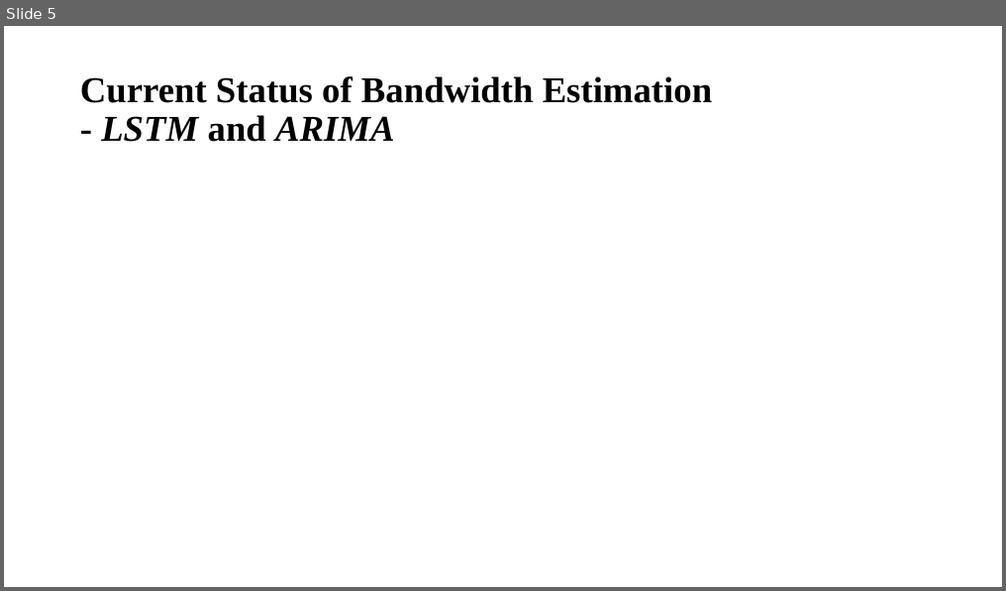
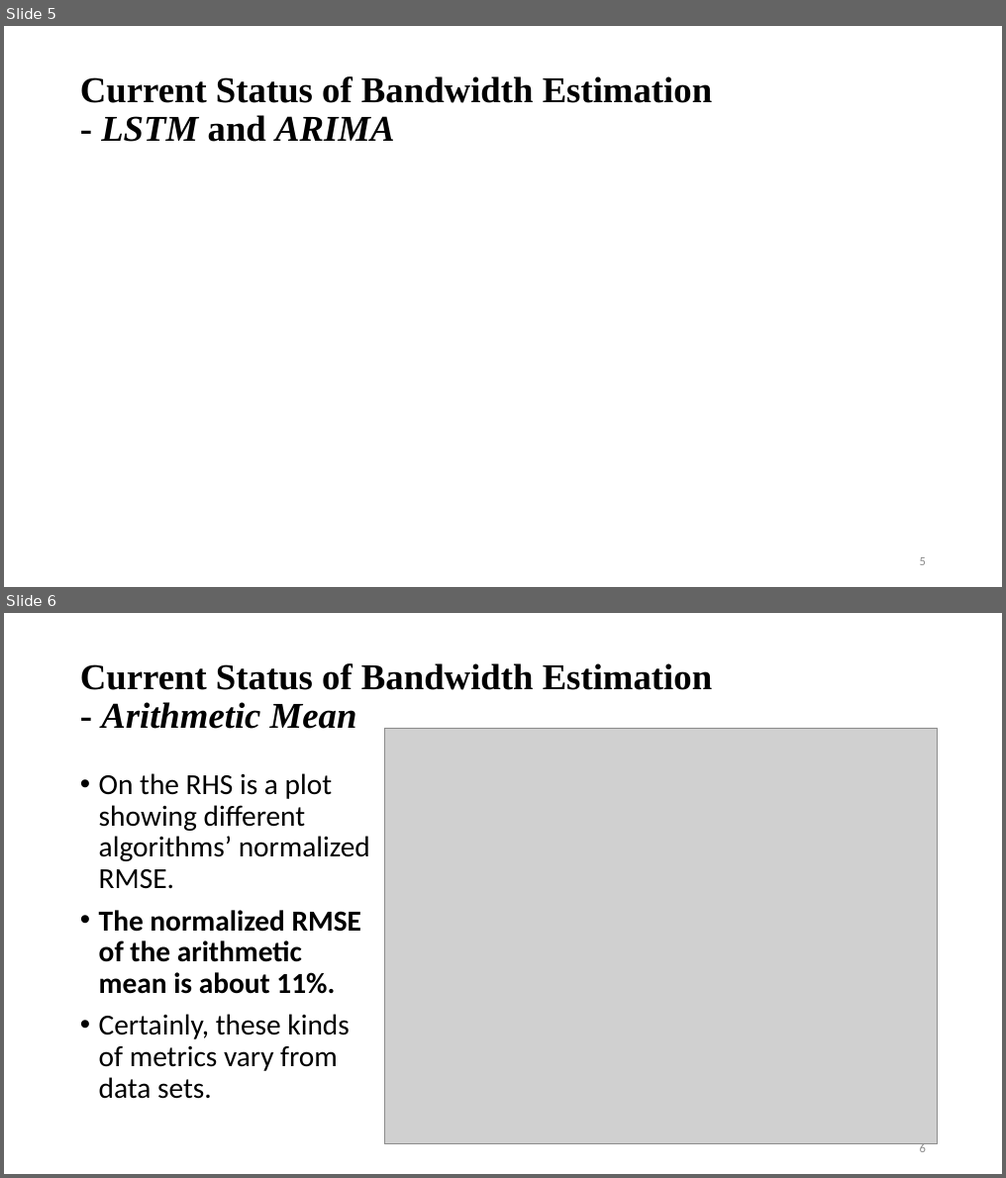
Before and after one commit to williamzheng0711/online-cdf-streaming, a slide deck: ESTR4999_Notes/ESTR4999_Presentation.pptx. Shown one above the other, each under a label of ours: slide 5 before the commit, slides 5 and 6 after it. The pictures are 1006x591 and 1006x1178 pixels, drawn with LibreOffice and Linux fonts; fonts in the diff are those of the drawing; grey boxes stand for pictures. Boxes give left, top, right and bottom in pixels: in the first picture for what was removed or moved away, otherwise in the second. Text is boxed around its words. In the diff, an @@ line names an element or a change of style, - is before the commit and + after.

```diff
--- a/ESTR4999_Notes/ESTR4999_Presentation.pptx
+++ b/ESTR4999_Notes/ESTR4999_Presentation.pptx
@@ slide 6 added at (4, 613, 1002, 1174), background #FFFFFF @@
@@ title added at (80, 663, 712, 729), 35 pt, text #000000, bold @@
+Current Status of Bandwidth Estimation
+- Arithmetic Mean
@@ picture added at (384, 728, 938, 1145) @@
@@ text added at (99, 773, 370, 1099), 28 pt, text #000000 @@
+• On the RHS is a plot showing different algorithms’ normalized RMSE.
+• The normalized RMSE of the arithmetic mean is about 11%.
+• Certainly, these kinds of metrics vary from data sets.
@@ page number added at (920, 1144, 926, 1153), 12 pt, text #8C8C8C @@
+6
@@ slide 5 changed as well @@
@@ page number added at (920, 558, 926, 566), 12 pt, text #8C8C8C @@
+5
```
Also in this commit, not shown: 15 other slides changed.
